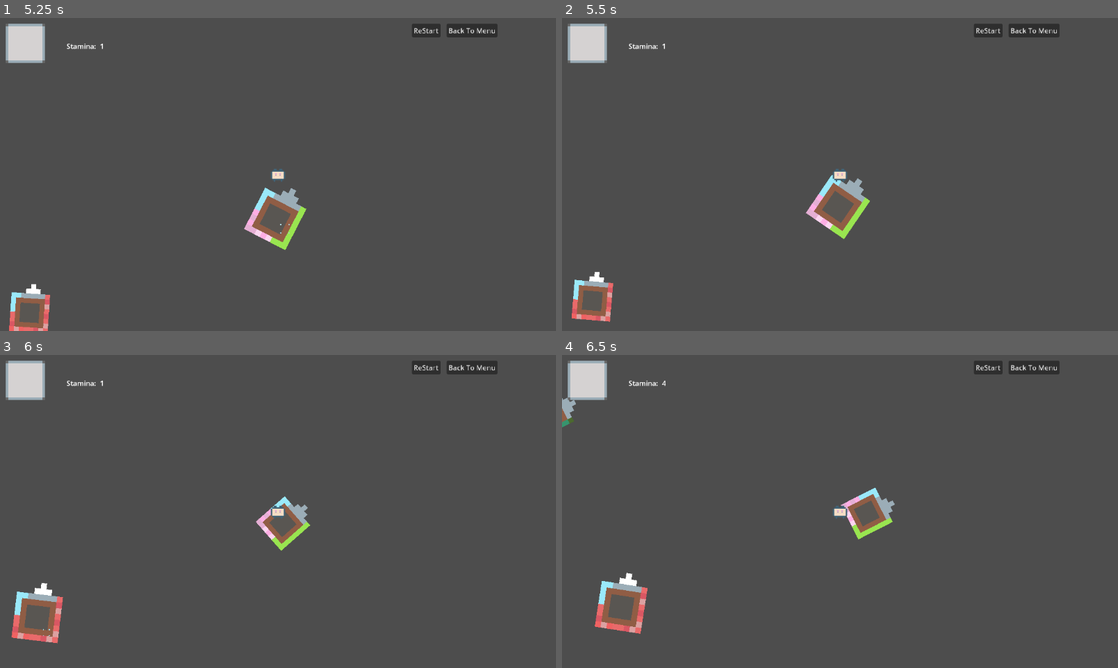
Above: before the commit, frames 1-4 (two rows, left to right).
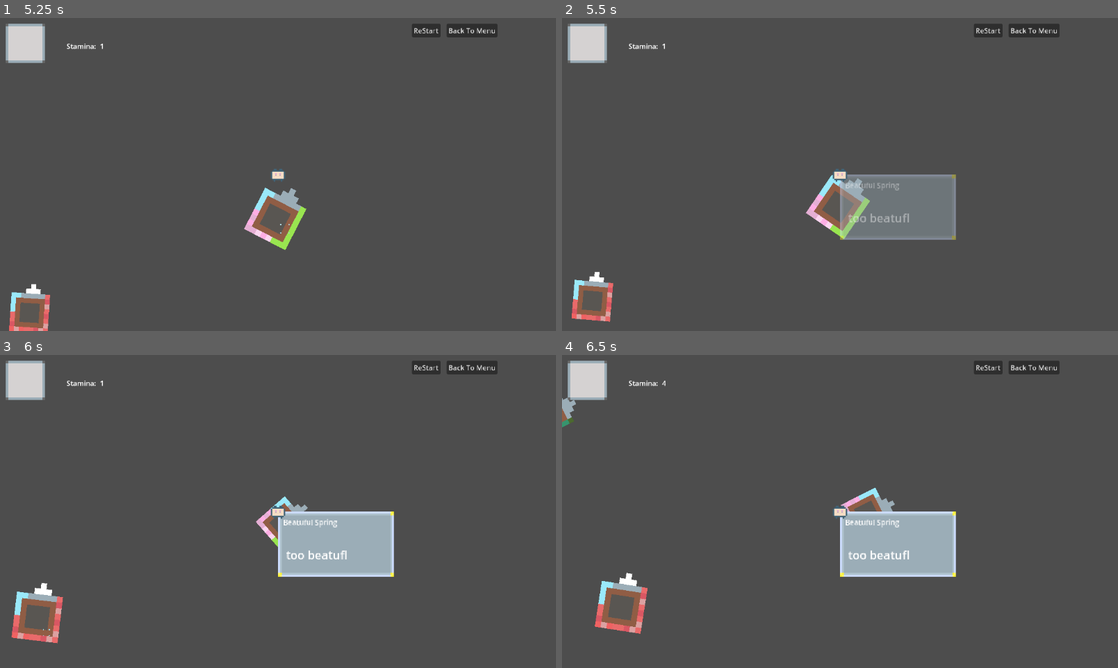
Above: after the commit, the same moments.

Repository: icysamon/LightYearsTraveler
Game: Godot game, scene res://scene/main/menu.tscn
Same seed, same stepped clock (60 frames per second), same inputs: the game is played once before the commit and once after it.
Inputs (mouse positions are in pixels of both pictures, inside the frame that each line leads up to):
- Up to frame 1 (5.25 s): click "Start" at 0.5 s; click "ReStart" at 1.25 s; click "ReStart" at 2 s; click "ReStart" at 2.75 s; click "Back To Menu" at 3.5 s; click "Start" at 4.25 s; move the mouse to (272, 227) at 5.02 s; press the mouse at (272, 227) at 5.03 s
- Up to frame 2 (5.5 s): no input
- Up to frame 3 (6 s): move the mouse to (33, 624) at 5.77 s; release the mouse at (33, 624) at 5.78 s; click (33, 624) at 5.85 s
- Up to frame 4 (6.5 s): no input

Frame 1 is identical in both runs. In frame 2, 4.2% of the frame differs, in the area x 50-71%, y 50-71%; in frame 3, 4.3%; in frame 4, 4.3%, in the area x 18-71%, y 9-71%.

Commit message:
feat: event tip

Diff:
--- /dev/null
+++ b/resource/event/too_hot.tres
@@ -0,0 +1,9 @@
+[gd_resource type="Resource" script_class="Event" load_steps=2 format=3 uid="uid://dk1yx7u7812n8"]
+
+[ext_resource type="Script" path="res://scripts/ref_counted_event.gd" id="1_m3pa6"]
+
+[resource]
+script = ExtResource("1_m3pa6")
+name = "Too Hot"
+description = "null"
+stamina = -5
--- a/scene/child/planet.tscn
+++ b/scene/child/planet.tscn
@@ -1,8 +1,9 @@
-[gd_scene load_steps=6 format=3 uid="uid://b5lv76xyyp2au"]
+[gd_scene load_steps=7 format=3 uid="uid://b5lv76xyyp2au"]
 
 [ext_resource type="Texture2D" uid="uid://cw1tqknepharf" path="res://assets/planet/spring.png" id="1_f3xtl"]
 [ext_resource type="Script" path="res://scripts/planet.gd" id="1_qtws5"]
 [ext_resource type="Resource" uid="uid://bug7l5esswclg" path="res://resource/event/beautiful_spring.tres" id="2_ufkd7"]
+[ext_resource type="Resource" uid="uid://dk1yx7u7812n8" path="res://resource/event/too_hot.tres" id="3_7epvx"]
 [ext_resource type="Script" path="res://scripts/area/planet_area.gd" id="3_vqtv6"]
 
 [sub_resource type="RectangleShape2D" id="RectangleShape2D_y4js5"]
@@ -12,7 +13,7 @@
 z_index = -10
 texture_filter = 1
 script = ExtResource("1_qtws5")
-event_array = [ExtResource("2_ufkd7")]
+event_array = Array[Resource]([ExtResource("2_ufkd7"), ExtResource("3_7epvx")])
 
 [node name="Sprite2D" type="Sprite2D" parent="."]
 scale = Vector2(10, 10)
--- a/scene/child/tip.tscn
+++ b/scene/child/tip.tscn
@@ -19,21 +19,28 @@
 offset_bottom = 90.0
 texture = ExtResource("1_n1gxc")
 
-[node name="Label" type="Label" parent="TextureRect"]
+[node name="Name" type="Label" parent="TextureRect"]
 layout_mode = 1
 anchors_preset = 8
 anchor_left = 0.5
 anchor_top = 0.5
 anchor_right = 0.5
 anchor_bottom = 0.5
-offset_left = -72.0
-offset_top = -14.0
-offset_right = 75.0
-offset_bottom = 17.0
+offset_left = -73.0
+offset_top = -37.0
+offset_right = 74.0
+offset_bottom = -6.0
 grow_horizontal = 2
 grow_vertical = 2
 text = "This planet has no energy left."
 label_settings = SubResource("LabelSettings_kolpx")
+
+[node name="Description" type="Label" parent="TextureRect"]
+layout_mode = 0
+offset_left = 11.0
+offset_top = 48.0
+offset_right = 150.0
+offset_bottom = 76.0
 
 [node name="Timer" type="Timer" parent="."]
 wait_time = 4.0
--- a/scene/main/global.tscn
+++ b/scene/main/global.tscn
@@ -1,9 +1,10 @@
-[gd_scene load_steps=8 format=3 uid="uid://btjqepmvg6mm8"]
+[gd_scene load_steps=9 format=3 uid="uid://btjqepmvg6mm8"]
 
 [ext_resource type="Script" path="res://scripts/global.gd" id="1_njcqn"]
 [ext_resource type="Texture2D" uid="uid://cw1tqknepharf" path="res://assets/planet/spring.png" id="2_376hg"]
 [ext_resource type="PackedScene" uid="uid://b5lv76xyyp2au" path="res://scene/child/planet.tscn" id="2_yc56x"]
 [ext_resource type="PackedScene" uid="uid://cxpv1vg6rsf8v" path="res://scene/child/player.tscn" id="3_w17ff"]
+[ext_resource type="Resource" uid="uid://bug7l5esswclg" path="res://resource/event/beautiful_spring.tres" id="5_padxx"]
 [ext_resource type="Animation" uid="uid://cwarwfb3po1eh" path="res://resource/animation/click.tres" id="5_vkv1w"]
 [ext_resource type="PackedScene" uid="uid://bvy1en3oaaxpo" path="res://scene/child/animation_click.tscn" id="6_ffp2u"]
 
@@ -22,6 +23,7 @@
 [node name="Planet" parent="." instance=ExtResource("2_yc56x")]
 position = Vector2(567, 437)
 TEXTURE = ExtResource("2_376hg")
+event = ExtResource("5_padxx")
 
 [node name="AnimationPlayer" type="AnimationPlayer" parent="."]
 root_node = NodePath("../AnimationClick")
--- a/scripts/planet.gd
+++ b/scripts/planet.gd
@@ -38,6 +38,7 @@
 var player
 var area_name = "planet"
 var flag_tip : bool = false
+var flag_first_enter : bool = false
 
 # Called when the node enters the scene tree for the first time.
 func _ready():
@@ -56,6 +57,9 @@
 	rotation += speed_rotation * delta
 
 
+func _tip():
+	pass
+
 func _on_mouse_entered():
 	var tween = get_tree().create_tween()
 	tween.tween_property(self, "scale", default_scale + tween_size_add, TWEEN_SCALE_TIME)
@@ -72,6 +76,17 @@
 		player = area.owner
 		get_planet = false
 		get_player = true
+
+		# Display planet's event when player first enter
+		if not flag_first_enter:
+			flag_first_enter = true
+			var tip = TIP.instantiate()
+			tip.scale = Vector2.ONE * 0.5
+			#print(tip.event_name.text)
+			tip.event_name = event.name
+			tip.event_description = event.description
+			get_tree().root.get_node("Node2D/Player/Camera2D").add_child(tip)
+
 	elif area.area_type == "planet":
 		get_player = false
 		get_planet = true
--- a/scripts/tip.gd
+++ b/scripts/tip.gd
@@ -1,6 +1,9 @@
 extends Control
 
 const TWEEN_SCALE_TIME = 0.2
+
+var event_name
+var event_description
 
 func _ready():
 	if modulate.a != 0:
@@ -9,7 +12,9 @@
 	var tween = get_tree().create_tween()
 	tween.tween_property(self, "modulate:a", 1, TWEEN_SCALE_TIME)
 
-
+func _process(delta):
+	$TextureRect/Name.text = event_name
+	$TextureRect/Description.text = event_description
 func _on_timer_timeout():
 	var tween = get_tree().create_tween()
 	tween.tween_property(self, "modulate:a", 0, TWEEN_SCALE_TIME)
